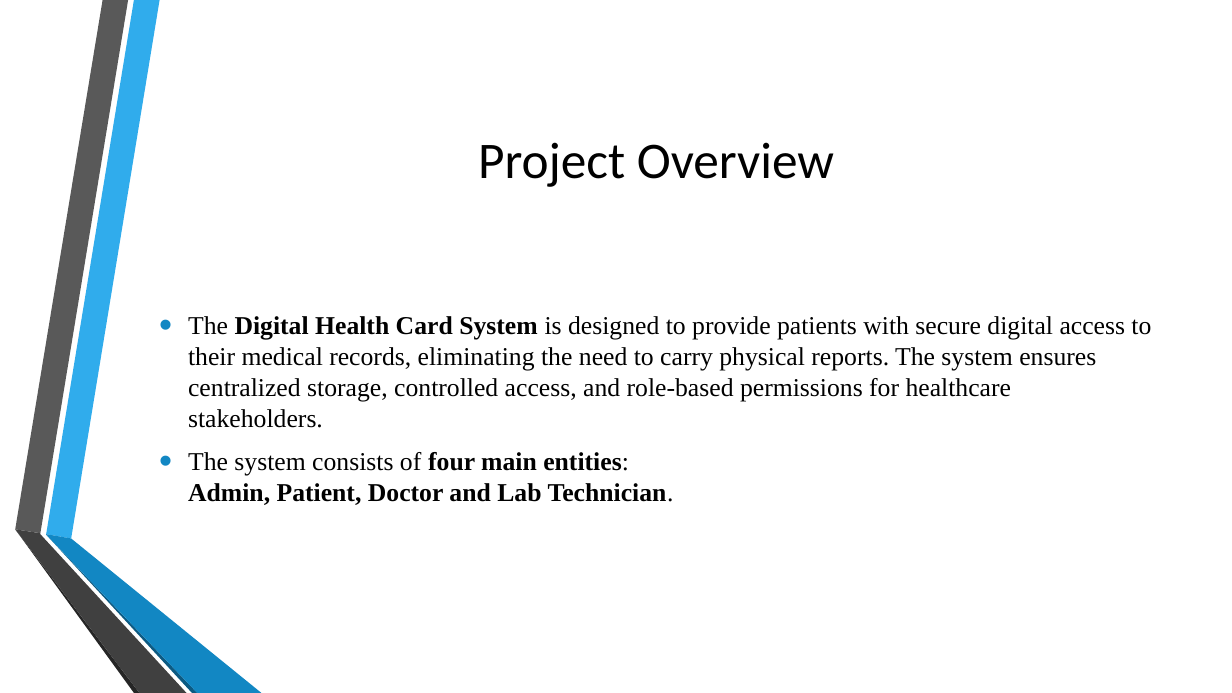
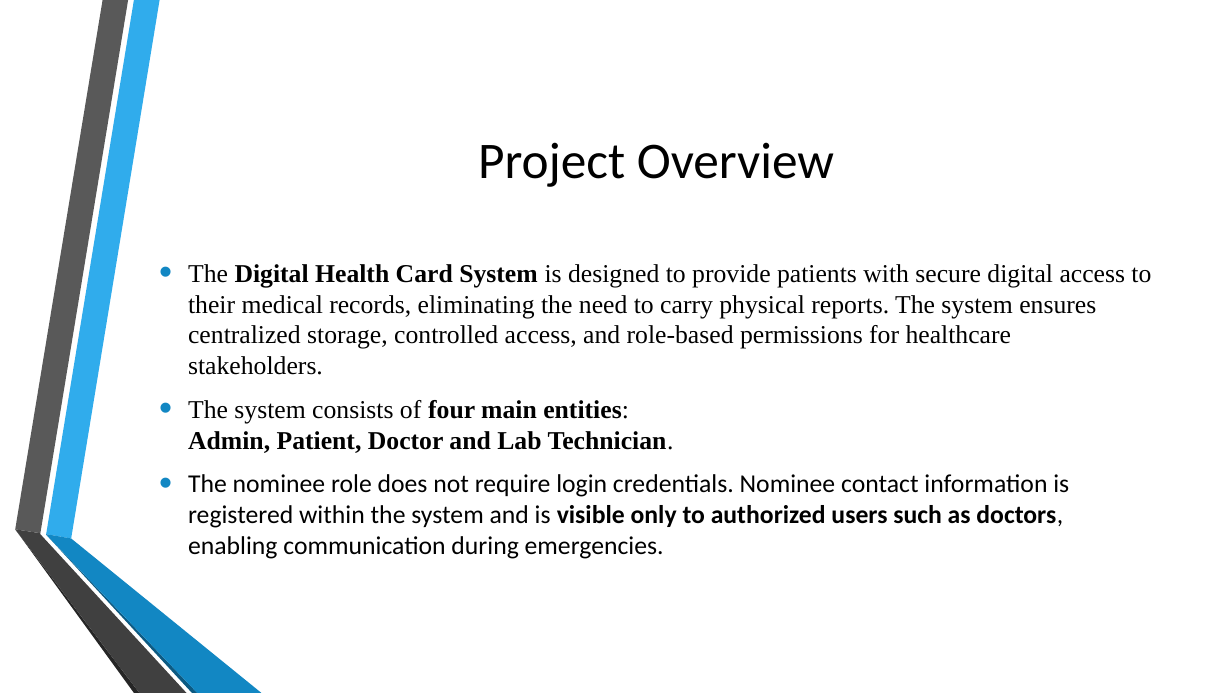
Before and after one commit to kedar3016/DIGITAL_HEALTH_CARD, a slide deck: slide 6 of Digital Health Card PPT.pptx. Drawn at 1232x693 pixels with LibreOffice and Linux fonts; fonts in the diff are those of the drawing; background and template pictures are left out. Boxes give left, top, right and bottom in pixels: in the first picture for what was removed or moved away, otherwise in the second. Text is boxed around its words. In the diff, an @@ line names an element or a change of style, - is before the commit and + after.

```diff
--- a/Digital Health Card PPT.pptx
+++ b/Digital Health Card PPT.pptx
@@ text at (188,474,1069,559): paragraph added @@
+• The nominee role does not require login credentials. Nominee contact information is registered within the system and is visible only to authorized users such as doctors, enabling communication during emergencies.
```
Also in this commit, not shown: 1 slide added, 3 other files.
